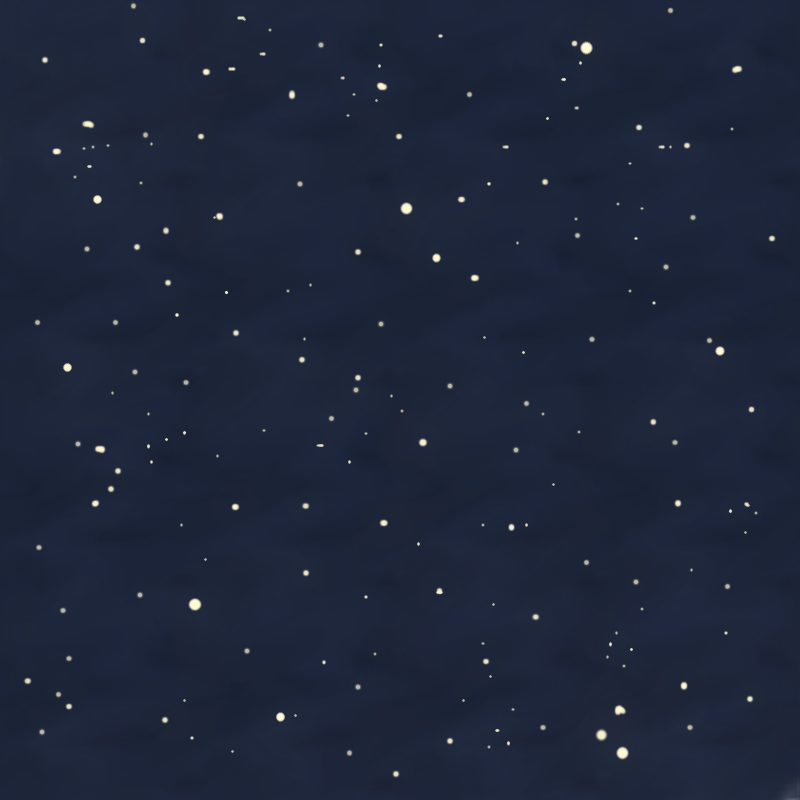
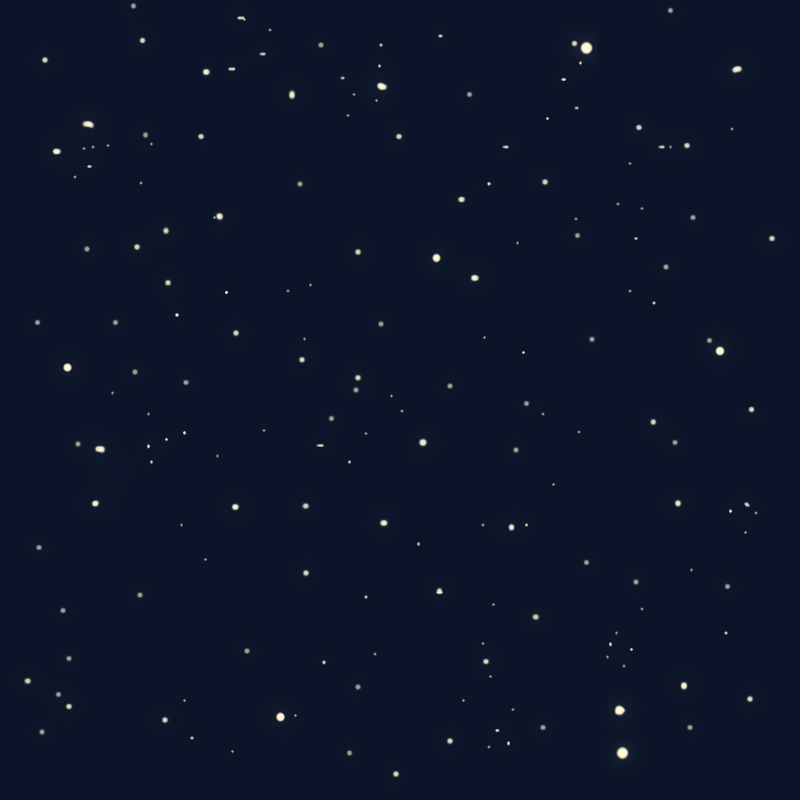
Revision of a layered 800 x 800 image; what changed, layer by layer:
hid "lines #3", opacity 39% → 19%, painted on it over box(0, 0, 800, 800)
hid "lines #2", opacity 39% → 23%, painted on it over box(23, 2, 777, 779)
added layer "lines #4" (34%) above "lines #1" over box(4, 0, 796, 799)
painted on "lines #1" over box(92, 194, 627, 742)
added layer "lines copy" above "lines" over box(0, 0, 800, 800)
painted on "lines" over box(0, 0, 800, 800)
